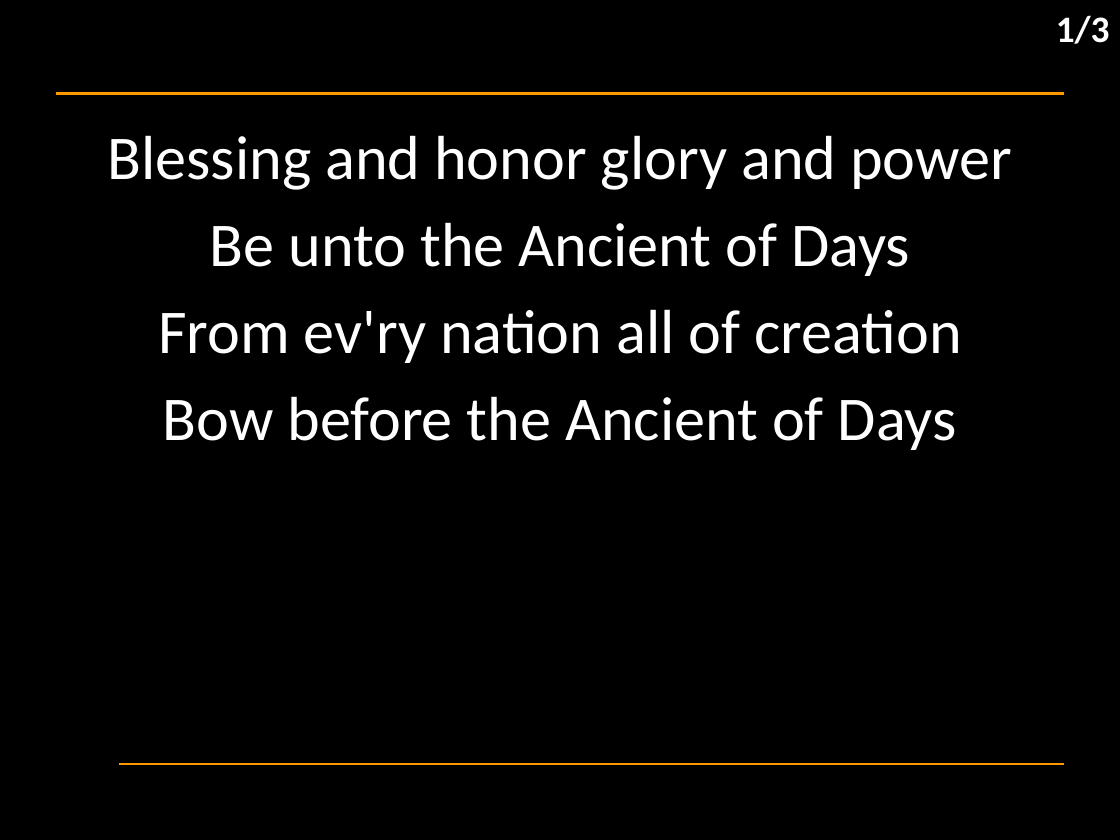
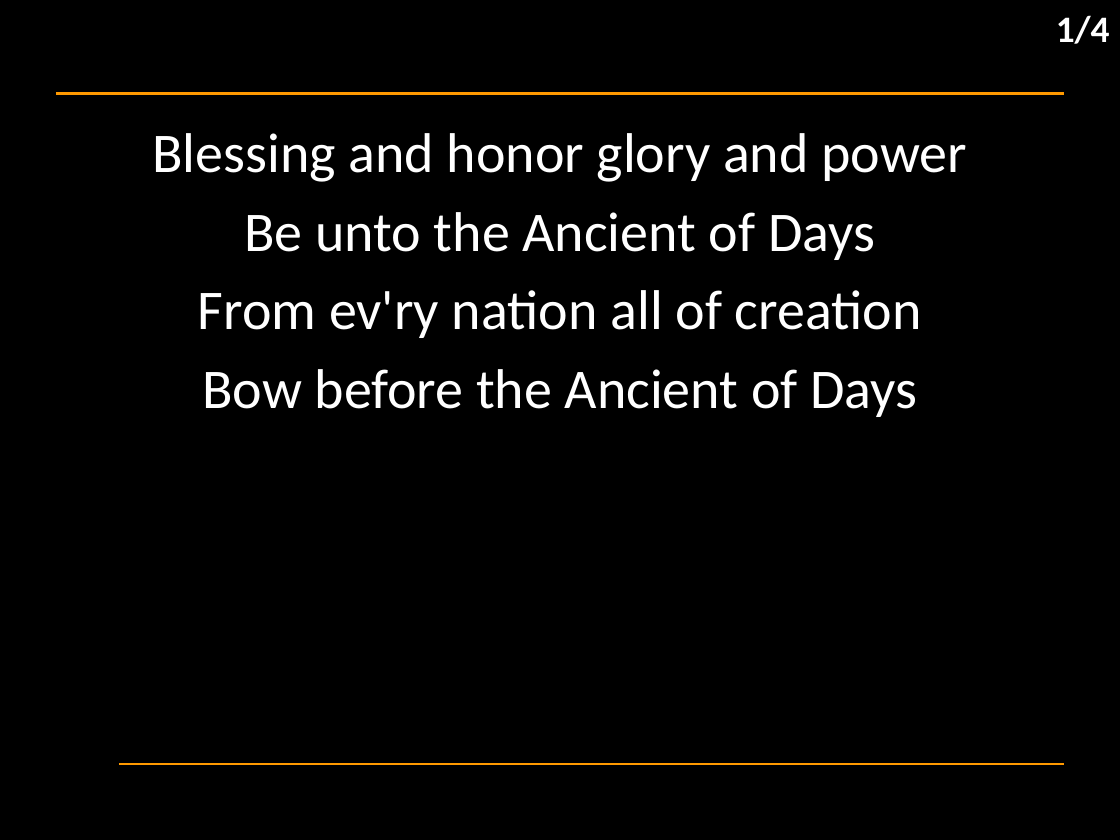
Before and after one commit to hoo-are-ya/worship, a slide deck: slide 2 of docs/songs/ancient of days.pptx. Drawn at 1120x840 pixels with LibreOffice and Linux fonts; fonts in the diff are those of the drawing; background and template pictures are left out. Boxes give left, top, right and bottom in pixels: in the first picture for what was removed or moved away, otherwise in the second. Text is boxed around its words. In the diff, an @@ line names an element or a change of style, - is before the commit and + after.

```diff
--- a/docs/songs/ancient of days.pptx
+++ b/docs/songs/ancient of days.pptx
@@ text at (x1=1056, y1=15, x2=1110, y2=44): text changed @@
-1/3
+1/4
@@ subtitle "Blessing and honor glory and ..." at (x1=152, y1=133, x2=967, y2=417): size 40 to 36 pt @@
```
Also in this commit, not shown: 2 other slides changed, 1 slide added, 6 other files.
